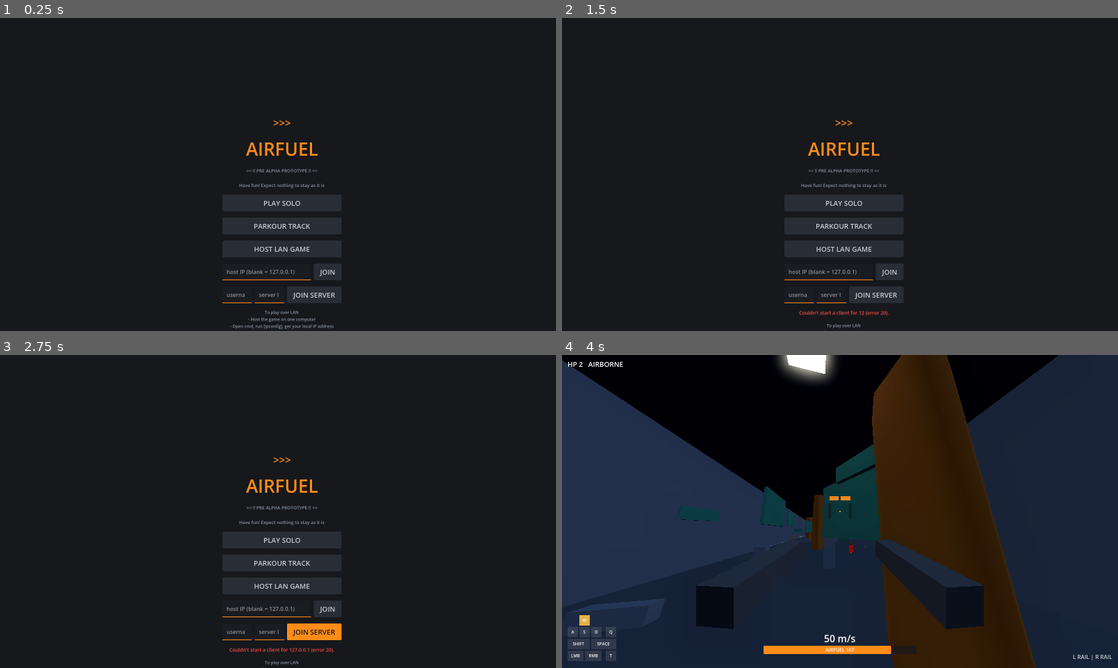
Above: before the commit, frames 1-4 (two rows, left to right).
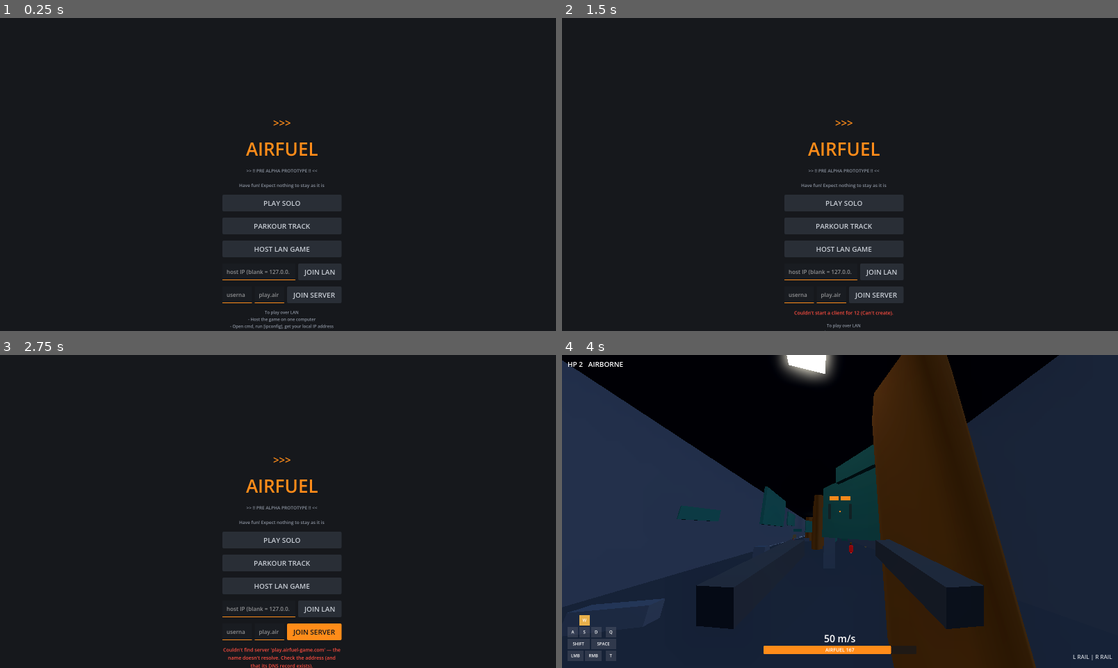
Above: after the commit, the same moments.

Repository: rctcwyvrn/AIRFUEL
Game: Godot game, scene res://src/menu/main_menu.tscn
Two runs of this game, one before a commit and one after it. Both use one fixed random seed, a clock stepped at 60 frames per second and the inputs below.
Inputs (mouse positions are in pixels of both pictures, inside the frame that each line leads up to):
- Up to frame 1 (0.25 s): no input
- Up to frame 2 (1.5 s): click (828, 271) at 0.52 s; type "12" at 0.6 s; click (801, 293) at 0.75 s; type "Alex" at 0.83 s; click (828, 293) at 0.98 s; type "12" at 1.07 s; click "JOIN" (after the commit: "JOIN LAN") at 1.25 s
- Up to frame 3 (2.75 s): click "JOIN SERVER" at 2 s
- Up to frame 4 (4 s): click "PLAY SOLO" at 2.75 s; tap Enter at 3.5 s; move the mouse to (867, 511) at 3.52 s; hold W (move_forward) from 3.53 s (still down); tap Shift (dash) at 3.6 s; tap Space (jump) at 3.77 s

The runs differ from the first frame. In frame 1, 0.1% of the frame differs, in the area x 46-60%, y 78-90%; in frame 2, 0.3%; in frame 3, 0.5%, in the area x 40-62%, y 78-100%; in frame 4, nothing differs.

Commit message:
networking fixes

Diff:
--- a/game/src/hud/hud.gd
+++ b/game/src/hud/hud.gd
@@ -198,7 +198,7 @@
 		side = "BEHIND"
 	elif absf(ang) > PI / 4.0:
 		side = "RIGHT" if ang > 0.0 else "LEFT"
-	sword_warn_label.text = "SWORD NEARBY — %s" % side
+	sword_warn_label.text = "🗡WARNING️🗡 — %s" % side
 	sword_warn_label.visible = true
 	sword_warn_label.modulate.a = 0.6 + 0.4 * sin(Time.get_ticks_msec() / 90.0)
 
--- a/game/src/menu/main_menu.gd
+++ b/game/src/menu/main_menu.gd
@@ -53,7 +53,7 @@
 		username = "player"
 	var ip := server_ip_edit.text.strip_edges()
 	if ip.is_empty():
-		ip = "127.0.0.1"
+		ip = Net.DEFAULT_SERVER
 	var cf := ConfigFile.new()
 	cf.set_value("lobby", "name", username)
 	cf.set_value("lobby", "ip", ip)
--- a/game/src/menu/main_menu.tscn
+++ b/game/src/menu/main_menu.tscn
@@ -60,6 +60,8 @@
 anchors_preset = 15
 anchor_right = 1.0
 anchor_bottom = 1.0
+grow_horizontal = 2
+grow_vertical = 2
 theme = SubResource("theme_menu")
 script = ExtResource("1_menu")
 
@@ -127,34 +129,33 @@
 
 [node name="JoinButton" type="Button" parent="VBox/JoinRow" unique_id=1338784309]
 layout_mode = 2
-text = "JOIN"
+text = "JOIN LAN"
 
-[node name="ServerRow" type="HBoxContainer" parent="VBox"]
+[node name="ServerRow" type="HBoxContainer" parent="VBox" unique_id=1195895264]
 layout_mode = 2
 theme_override_constants/separation = 8
 
-[node name="NameEdit" type="LineEdit" parent="VBox/ServerRow"]
+[node name="NameEdit" type="LineEdit" parent="VBox/ServerRow" unique_id=828874984]
 layout_mode = 2
 size_flags_horizontal = 3
 placeholder_text = "username"
 
-[node name="ServerIpEdit" type="LineEdit" parent="VBox/ServerRow"]
+[node name="ServerIpEdit" type="LineEdit" parent="VBox/ServerRow" unique_id=1770420025]
 layout_mode = 2
 size_flags_horizontal = 3
-placeholder_text = "server IP"
+placeholder_text = "play.airfuel-game.com"
 
-[node name="JoinServerButton" type="Button" parent="VBox/ServerRow"]
+[node name="JoinServerButton" type="Button" parent="VBox/ServerRow" unique_id=366974921]
 layout_mode = 2
 text = "JOIN SERVER"
 
-[node name="ErrorLabel" type="Label" parent="VBox"]
+[node name="ErrorLabel" type="Label" parent="VBox" unique_id=914297074]
+visible = false
 layout_mode = 2
 theme_override_colors/font_color = Color(1, 0.3, 0.25, 1)
 theme_override_font_sizes/font_size = 14
 horizontal_alignment = 1
 autowrap_mode = 2
-visible = false
-text = ""
 
 [node name="Hint" type="Label" parent="VBox" unique_id=344003108]
 layout_mode = 2
--- a/game/src/net/network.gd
+++ b/game/src/net/network.gd
@@ -27,6 +27,9 @@
 const ARENA := "res://maps/graybox_corridor.tscn"
 const LOBBY_SCENE := "res://src/lobby/lobby.tscn"
 const MENU_SCENE := "res://src/menu/main_menu.tscn"
+const DEFAULT_SERVER := "play.airfuel-game.com"  # blank JOIN SERVER field / bare --lobby
+# NOTE: must stay a DNS-only (grey-cloud) record — Cloudflare's proxy can't
+# carry the game's UDP. The bare domain is Proxied and serves the homepage.
 const PORT := 27555
 const MAX_PEERS := 8  # legacy LAN listen-server cap; the lobby cap is config
 const PLAYER_SCENE := preload("res://src/player/player.tscn")
@@ -68,7 +71,7 @@
 	elif args.find("--client") != -1:
 		join(_arg_value(args, "--client", "127.0.0.1"))
 	elif args.find("--lobby") != -1:
-		join_lobby(_arg_value(args, "--lobby", "127.0.0.1"),
+		join_lobby(_arg_value(args, "--lobby", DEFAULT_SERVER),
 				_arg_value(args, "--name", "player"))
 
 
@@ -86,7 +89,8 @@
 	var peer := ENetMultiplayerPeer.new()
 	var err := peer.create_server(PORT, MAX_PEERS)
 	if err != OK:
-		_fail("Couldn't host on udp/%d (error %d) — is a server already running?" % [PORT, err])
+		_fail("Couldn't host on udp/%d (%s) — is a server already running?" % [
+				PORT, error_string(err)])
 		_teardown_to_menu()
 		return
 	_clear_session_signals()
@@ -103,11 +107,13 @@
 func join(ip: String) -> void:
 	if active:
 		return
+	if not _resolve_or_fail(ip):
+		return
 	await _load_arena()
 	var peer := ENetMultiplayerPeer.new()
 	var err := peer.create_client(ip, PORT)
 	if err != OK:
-		_fail("Couldn't start a client for %s (error %d)." % [ip, err])
+		_fail("Couldn't start a client for %s (%s)." % [ip, error_string(err)])
 		_teardown_to_menu()
 		return
 	_clear_session_signals()
@@ -135,7 +141,7 @@
 	var peer := ENetMultiplayerPeer.new()
 	var err := peer.create_server(PORT, cfg.max_peers)
 	if err != OK:
-		_fail("Couldn't host lobby on udp/%d (error %d) — port in use?" % [PORT, err])
+		_fail("Couldn't host lobby on udp/%d (%s) — port in use?" % [PORT, error_string(err)])
 		return
 	_clear_session_signals()
 	multiplayer.multiplayer_peer = peer
@@ -152,10 +158,12 @@
 func join_lobby(ip: String, username: String) -> void:
 	if active:
 		return
+	if not _resolve_or_fail(ip):
+		return
 	var peer := ENetMultiplayerPeer.new()
 	var err := peer.create_client(ip, PORT)
 	if err != OK:
-		_fail("Couldn't start a client for %s (error %d)." % [ip, err])
+		_fail("Couldn't start a client for %s (%s)." % [ip, error_string(err)])
 		return
 	_clear_session_signals()
 	multiplayer.multiplayer_peer = peer
@@ -182,6 +190,20 @@
 ## Full lobby-client teardown: close the peer, drop match state, back to menu.
 func leave_lobby() -> void:
 	_teardown_to_menu()
+
+
+## Blocking DNS pre-check: a hostname that doesn't resolve would otherwise
+## surface as create_client's generic ERR_CANT_CREATE ("error 20") — catch
+## it first and name the actual problem.
+func _resolve_or_fail(address: String) -> bool:
+	if address.is_valid_ip_address():
+		return true
+	var resolved := IP.resolve_hostname(address)
+	if resolved.is_valid_ip_address():
+		return true
+	_fail(("Couldn't find server '%s' — the name doesn't resolve. Check the "
+			+ "address (and that its DNS record exists).") % address)
+	return false
 
 
 ## User-facing connection failure: cache + print + signal. The menu shows
Not shown, changed: game/README.md
Not shown, changed: game/src/menu/main_menu.gd.md
Not shown, changed: game/src/net/network.gd.md
